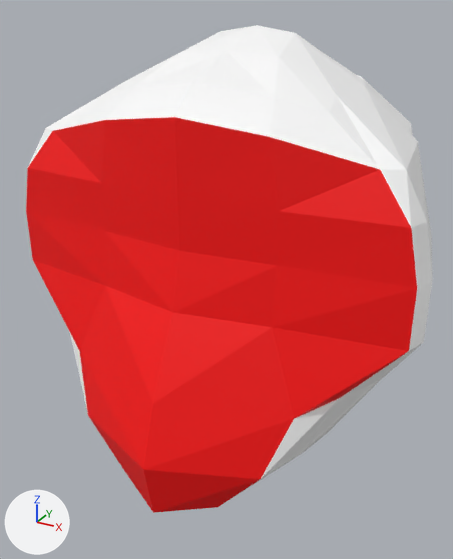
What one commit did to the Blender file Terracota/Assets/Modelos/Estatua/Orangután.blend.
Rendered twice from a 50 mm lens placed at (0.286, -0.58, 0.469), pointed at (-0.006, -0.049, 0.203). Arrows for +X, +Y and +Z are at lower left; the lights stay in place.

In view in the first picture: 'Orangután'.
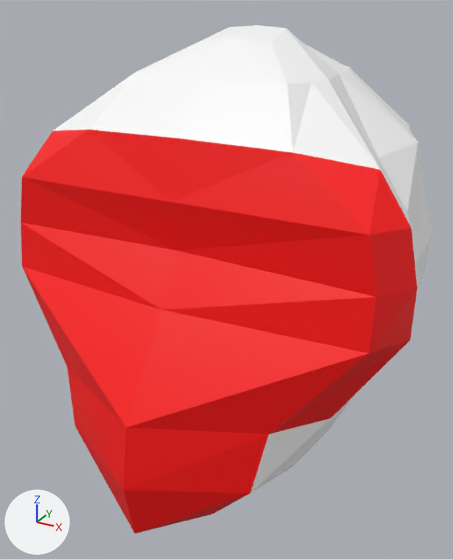
The change, as a list of edits to the scene's bpy script:
```text
Change me_orangután:
    used by ob_orangután; location = (0.0, 0.0, 0.0)
    remove me_orangután.from_pydata(...)  # 158 vertices, 156 faces; spans x -0.21..0.21, y -0.217..0.177, z 0.0..0.45
    add me_orangután.from_pydata(...)  # 158 vertices, 156 faces; spans x -0.203..0.203, y -0.247..0.177, z 0.0..0.45
    me_orangután part 1: 105 of 158 vertices moved; they spanned x -0.21..0.21, y -0.217..0.167, z 0.0..0.444 and now span x -0.203..0.203, y -0.247..0.167, z 0.0..0.448; mean shift (0.0, -0.002, 0.0); largest move (-0.09, -0.143, 0.215) -> (-0.18, -0.163, 0.225)
```

What differs and where, as boxes (x1, y1, x2, y2) in the pictures (453 x 559 px):
'Orangután', reshaped
    before: (26, 25, 432, 513)
    after: (21, 25, 432, 534)
